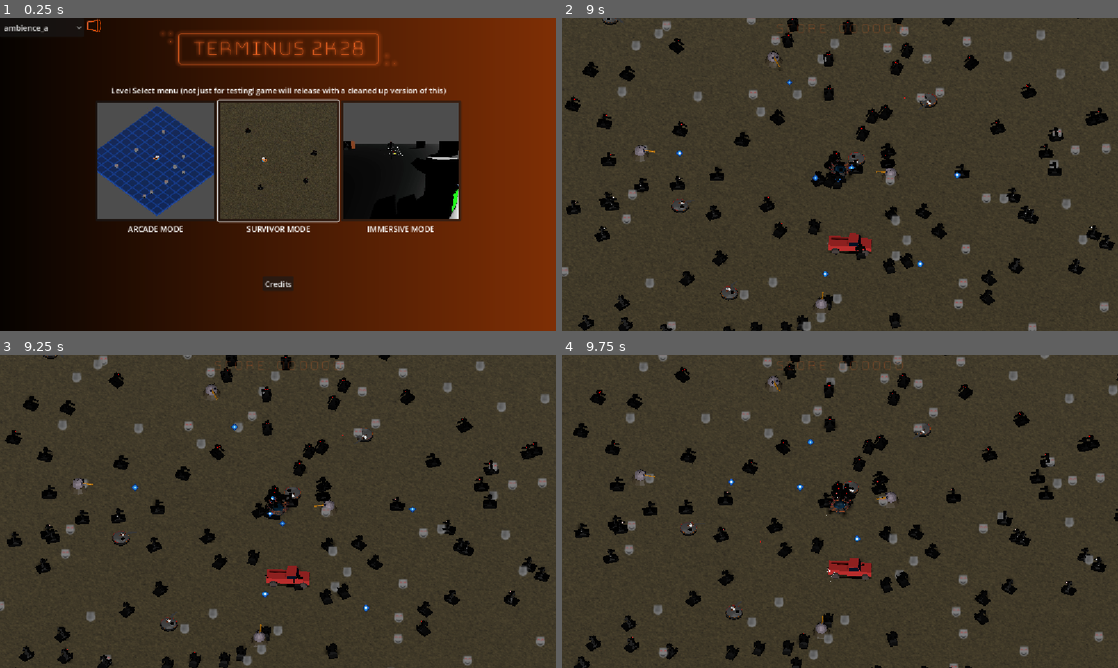
Above: before the commit, frames 1-4 (two rows, left to right).
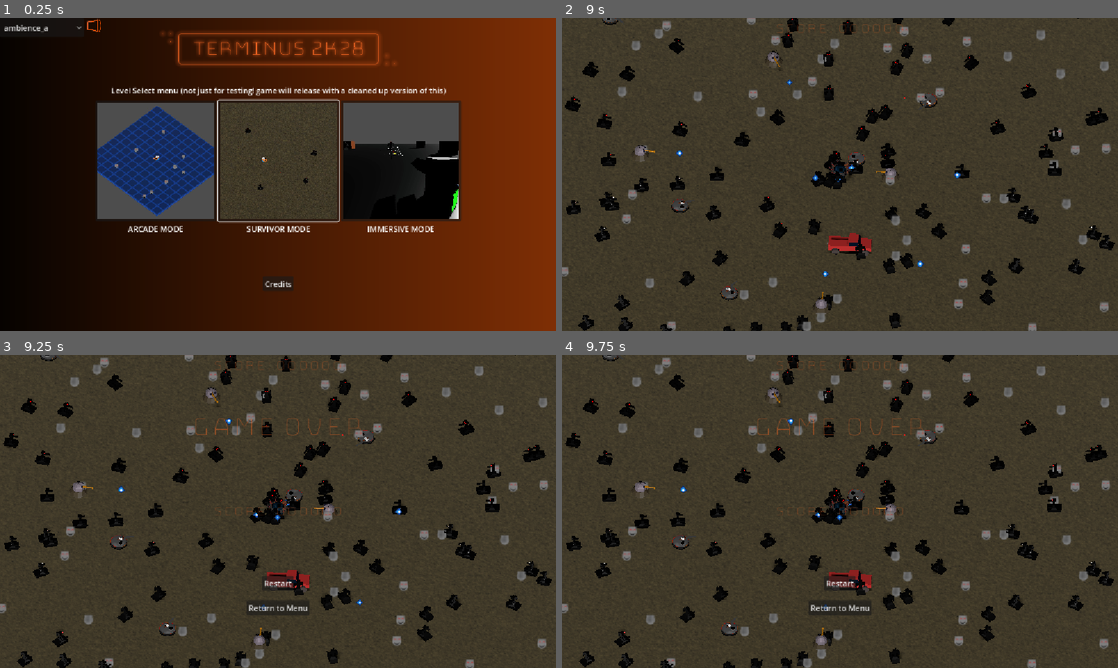
Above: after the commit, the same moments.

Repository: Gamkedo/terminus-2k28
Game: Godot game, scene res://level_menu.tscn
Same seed, same stepped clock (60 frames per second), same inputs: the game is played once before the commit and once after it.
Inputs (mouse positions are in pixels of both pictures, inside the frame that each line leads up to):
- Up to frame 1 (0.25 s): no input
- Up to frame 2 (9 s): click (840, 161) at 0.5 s; move the mouse to (962, 158) at 1.27 s; press the mouse at (962, 158) at 1.28 s; hold D (walk_right) 1.28-2 s; release the mouse at (962, 158) at 2 s; drag from (728, 190) to (812, 237) at 2.02 s; move the mouse to (895, 105) at 2.77 s; press the mouse at (895, 105) at 2.78 s; hold D (walk_right) 2.78-3.5 s; release the mouse at (895, 105) at 3.5 s; drag from (812, 237) to (673, 127) at 3.52 s; move the mouse to (1006, 221) at 4.27 s; press the mouse at (1006, 221) at 4.28 s; hold A (walk_left) 4.28-5 s; release the mouse at (1006, 221) at 5 s; drag from (673, 127) to (756, 96) at 5.02 s; move the mouse to (867, 174) at 5.77 s; press the mouse at (867, 174) at 5.78 s; hold S (walk_down) 5.78-6.5 s; release the mouse at (867, 174) at 6.5 s; drag from (756, 96) to (728, 190) at 6.52 s; move the mouse to (962, 158) at 7.27 s; press the mouse at (962, 158) at 7.28 s; hold W (walk_up) 7.28-8 s; release the mouse at (962, 158) at 8 s; drag from (728, 190) to (812, 237) at 8.02 s; move the mouse to (895, 105) at 8.77 s; press the mouse at (895, 105) at 8.78 s; hold S (walk_down) from 8.78 s (still down)
- Up to frame 3 (9.25 s): keep holding S (walk_down)
- Up to frame 4 (9.75 s): release S (walk_down) at 9.5 s; release the mouse at (895, 442) at 9.5 s; drag from (812, 574) to (673, 464) at 9.52 s

Frames 1-2 are identical in both runs. In frame 3, 8.6% of the frame differs, in the area x 0-100%, y 0-100%; in frame 4, 16%.

Commit message:
Added working game over menu scene to all levels

Diff:
--- a/Scenes - Levels/areaArcade.tscn
+++ b/Scenes - Levels/areaArcade.tscn
@@ -19,6 +19,7 @@
 [ext_resource type="Resource" uid="uid://b66cy048xvqd0" path="res://Scenes - Objects/Scenery/scenery_tree.tres" id="13_6qiox"]
 [ext_resource type="PackedScene" uid="uid://dpc1jighs0jjk" path="res://Scenes - Objects/Scenery/_scenery_item_generic.tscn" id="13_4516c"]
 [ext_resource type="Resource" uid="uid://dxsnd76rlre5n" path="res://Scenes - Objects/Scenery/scenery_dogelisk.tres" id="14_8mmtw"]
+[ext_resource type="PackedScene" uid="uid://bsqax7a47vrc6" path="res://Scenes - UI/game_over.tscn" id="14_c6wyi"]
 [ext_resource type="Resource" uid="uid://be7qcr1cgllpq" path="res://Scenes - Objects/Scenery/scenery_hydrant.tres" id="14_r1qmg"]
 
 [sub_resource type="Resource" id="Resource_oe8km"]
@@ -176,3 +177,6 @@
 base_spawn_chance = 0.1
 scenery_item_scene = ExtResource("13_4516c")
 border_size = 0.0
+
+[node name="GameOverScreen" parent="." unique_id=397520369 instance=ExtResource("14_c6wyi")]
+visible = false
--- a/Scenes - Levels/areaImmersive.tscn
+++ b/Scenes - Levels/areaImmersive.tscn
@@ -8,6 +8,8 @@
 [ext_resource type="Script" uid="uid://das224o67qbcs" path="res://Scripts/gameplay/player/immersive_aim_component.gd" id="4_kwne6"]
 [ext_resource type="PackedScene" uid="uid://d1grs1gs3wxkx" path="res://Scenes - Objects/example_obstacle.tscn" id="6_mhi1n"]
 [ext_resource type="PackedScene" uid="uid://b5v6q4hcakfxg" path="res://Scenes - UI/scoreGUI.tscn" id="7_8go4e"]
+[ext_resource type="PackedScene" uid="uid://bsqax7a47vrc6" path="res://Scenes - UI/game_over.tscn" id="9_n8psh"]
+[ext_resource type="PackedScene" uid="uid://dntgoi1wtjkxd" path="res://Models (game format)/3d_nuclear_power_plant.glb" id="9_uxmqf"]
 
 [sub_resource type="BoxMesh" id="BoxMesh_y5qfa"]
 size = Vector3(128, 1, 128)
@@ -22,7 +24,7 @@
 script = ExtResource("1_kwne6")
 
 [node name="MeshInstance3D" type="MeshInstance3D" parent="Environment/Ground" unique_id=612605019]
-transform = Transform3D(1, 0, 0, 0, 1, 0, 0, 0, 1, 0, -0.5, 0)
+transform = Transform3D(1.1384606, 0, 0, 0, 1.1384606, 0, 0, 0, 1.1384606, 0, -0.5, 0)
 material_override = ExtResource("1_lums3")
 mesh = SubResource("BoxMesh_y5qfa")
 
@@ -155,3 +157,9 @@
 size = Vector3(15, 8, 14)
 
 [node name="ScoreGUI" parent="." unique_id=1866250465 instance=ExtResource("7_8go4e")]
+
+[node name="3d_nuclear_power_plant" parent="." unique_id=1574620204 instance=ExtResource("9_uxmqf")]
+transform = Transform3D(0.016178988, 0, -0.9998691, 0, 1, 0, 0.9998691, 0, 0.016178988, -94.733154, 7.272583, -19.892082)
+
+[node name="GameOverScreen" parent="." unique_id=397520369 instance=ExtResource("9_n8psh")]
+visible = false
--- a/Scenes - Levels/areaSurvivor.tscn
+++ b/Scenes - Levels/areaSurvivor.tscn
@@ -13,6 +13,7 @@
 [ext_resource type="PackedScene" uid="uid://b5v6q4hcakfxg" path="res://Scenes - UI/scoreGUI.tscn" id="8_ua6li"]
 [ext_resource type="PackedScene" uid="uid://vdwb0cf16yx0" path="res://Scenes - Objects/enemy_stationary_turret.tscn" id="11_vx5xs"]
 [ext_resource type="PackedScene" uid="uid://c4bxgkgn3crmk" path="res://Scenes - Objects/Scenery/truck_scenery.tscn" id="13_u40bk"]
+[ext_resource type="PackedScene" uid="uid://bsqax7a47vrc6" path="res://Scenes - UI/game_over.tscn" id="14_ww2x6"]
 
 [sub_resource type="StandardMaterial3D" id="StandardMaterial3D_42ddl"]
 albedo_texture = ExtResource("1_hcq85")
@@ -1766,3 +1767,6 @@
 
 [node name="TruckScenery4" parent="Scenery" unique_id=1976637666 instance=ExtResource("13_u40bk")]
 transform = Transform3D(0.43197018, 0, -0.67335105, 0, 0.80000013, 0, 0.67335105, 0, 0.43197018, 73.57091, -1.9073486e-06, 64.355804)
+
+[node name="GameOverScreen" parent="." unique_id=397520369 instance=ExtResource("14_ww2x6")]
+visible = false
--- /dev/null
+++ b/Scenes - UI/game_over.gd
@@ -0,0 +1,19 @@
+extends Control
+
+@onready var finalScoreLabel: Label = %FinalScoreLabel
+
+func _ready() -> void:
+	GameGlobal.final_score.connect(set_final_score)
+
+func set_final_score(score: int):
+	get_child(0).visible = true
+	get_tree().paused = true
+	finalScoreLabel.text = "SCORE: " + str(score).pad_zeros(6)
+
+func _on_restart_pressed():
+	get_tree().paused = false
+	get_tree().reload_current_scene()
+
+func _on_back_to_menu_pressed():
+	get_tree().paused = false
+	get_tree().change_scene_to_file("res://level_menu.tscn")
--- a/Scenes - UI/game_over.tscn
+++ b/Scenes - UI/game_over.tscn
@@ -1,39 +1,61 @@
 [gd_scene format=3 uid="uid://bsqax7a47vrc6"]
 
 [ext_resource type="LabelSettings" uid="uid://djusahi51ns2f" path="res://Scenes - UI/game-over-label-settings.tres" id="1_bjwrq"]
+[ext_resource type="Script" uid="uid://kb73sakwq7ov" path="res://Scenes - UI/game_over.gd" id="1_jtftj"]
 [ext_resource type="LabelSettings" uid="uid://7mc5uw7y6vnf" path="res://Scenes - UI/score-label-settings.tres" id="1_q125a"]
 
 [node name="GameOverScreen" type="Control" unique_id=397520369]
+process_mode = 3
+visible = false
 layout_mode = 3
 anchors_preset = 15
 anchor_right = 1.0
 anchor_bottom = 1.0
 grow_horizontal = 2
 grow_vertical = 2
+script = ExtResource("1_jtftj")
 
-[node name="VBoxContainer" type="VBoxContainer" parent="." unique_id=865856325]
-layout_mode = 1
+[node name="CanvasLayer" type="CanvasLayer" parent="." unique_id=20506675]
+visible = false
+
+[node name="VBoxContainer" type="VBoxContainer" parent="CanvasLayer" unique_id=865856325]
 anchors_preset = 15
 anchor_right = 1.0
 anchor_bottom = 1.0
 grow_horizontal = 2
 grow_vertical = 2
 
-[node name="GameOverLabel" type="Label" parent="VBoxContainer" unique_id=1616675643]
+[node name="GameOverLabel" type="Label" parent="CanvasLayer/VBoxContainer" unique_id=1616675643]
 layout_mode = 2
 size_flags_vertical = 6
 text = "GAME OVER"
 label_settings = ExtResource("1_bjwrq")
 horizontal_alignment = 1
 
-[node name="FinalScoreLabel" type="Label" parent="VBoxContainer" unique_id=998875179]
+[node name="FinalScoreLabel" type="Label" parent="CanvasLayer/VBoxContainer" unique_id=998875179]
+unique_name_in_owner = true
 layout_mode = 2
 size_flags_horizontal = 4
 text = "Final Score: 00000000"
 label_settings = ExtResource("1_q125a")
 
-[node name="MenuReturnButton" type="Button" parent="VBoxContainer" unique_id=464235643]
+[node name="VBoxContainer" type="VBoxContainer" parent="CanvasLayer/VBoxContainer" unique_id=2117901234]
+layout_mode = 2
+size_flags_vertical = 3
+theme_override_constants/separation = 20
+alignment = 1
+
+[node name="RestartButton" type="Button" parent="CanvasLayer/VBoxContainer/VBoxContainer" unique_id=767628348]
 layout_mode = 2
 size_flags_horizontal = 4
-size_flags_vertical = 6
+size_flags_vertical = 4
+text = "Restart"
+
+[node name="MenuReturnButton" type="Button" parent="CanvasLayer/VBoxContainer/VBoxContainer" unique_id=464235643]
+layout_mode = 2
+size_flags_horizontal = 4
+size_flags_vertical = 4
 text = "Return to Menu"
+
+[connection signal="pressed" from="CanvasLayer/VBoxContainer/VBoxContainer/RestartButton" to="." method="_on_restart_pressed"]
+[connection signal="pressed" from="CanvasLayer/VBoxContainer/VBoxContainer/MenuReturnButton" to="." method="_on_back_to_menu_pressed"]
--- a/Scripts/gameplay/game_global.gd
+++ b/Scripts/gameplay/game_global.gd
@@ -12,3 +12,5 @@
 signal add_score(new_score: int)
 signal score_changed(new_score: int)
 signal combo_changed(new_combo: int)
+signal game_over
+signal final_score(score: int)
--- a/Scripts/gameplay/player/player.gd
+++ b/Scripts/gameplay/player/player.gd
@@ -46,13 +46,13 @@
 
 signal health_reduced(amount)
 signal health_gained(amount)
-signal health_depleted ## zero or less health, death
 signal health_at_max ## health completely full
 
 func _ready() -> void:
 	GameGlobal.player_ref = self
 	if camera.has_method("set_player"): # not currently needed in all scenes
 		camera.set_player(self)
+
 
 func _process(delta):
 	reload_time -= delta
@@ -109,7 +109,7 @@
 	health_reduced.emit(amount)
 
 	if health_current <= 0.0:
-		health_depleted.emit()
+		GameGlobal.game_over.emit()
 
 	GameLogger.debug("Health: %.2f / %.2f" % [health_current, health_max])
 
--- a/Scripts/menus/score_gui.gd
+++ b/Scripts/menus/score_gui.gd
@@ -28,6 +28,7 @@
 	GameGlobal.add_score.connect(addScore)
 	GameGlobal.score_changed.connect(setScore)
 	GameGlobal.combo_changed.connect(setCombo)
+	GameGlobal.game_over.connect(send_game_over_score)
 	pass
 
 func _process(delta: float) -> void:
@@ -36,3 +37,7 @@
 	# - use timestamps to determine combo expiry state
 	# - listen for player hit/die signals to reset combo
 	pass
+
+func send_game_over_score():
+	GameGlobal.final_score.emit(score)
+	visible = false
Not shown, added: Scenes - UI/game_over.gd.uid
